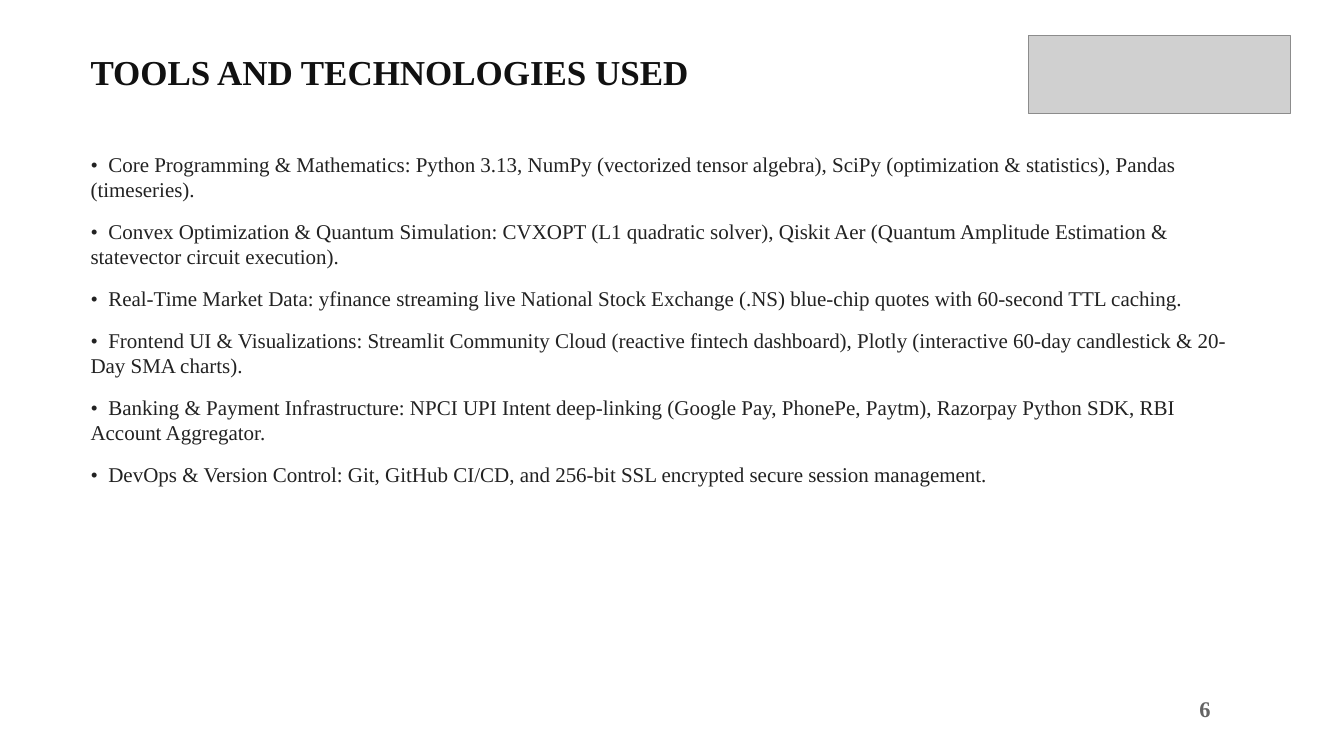
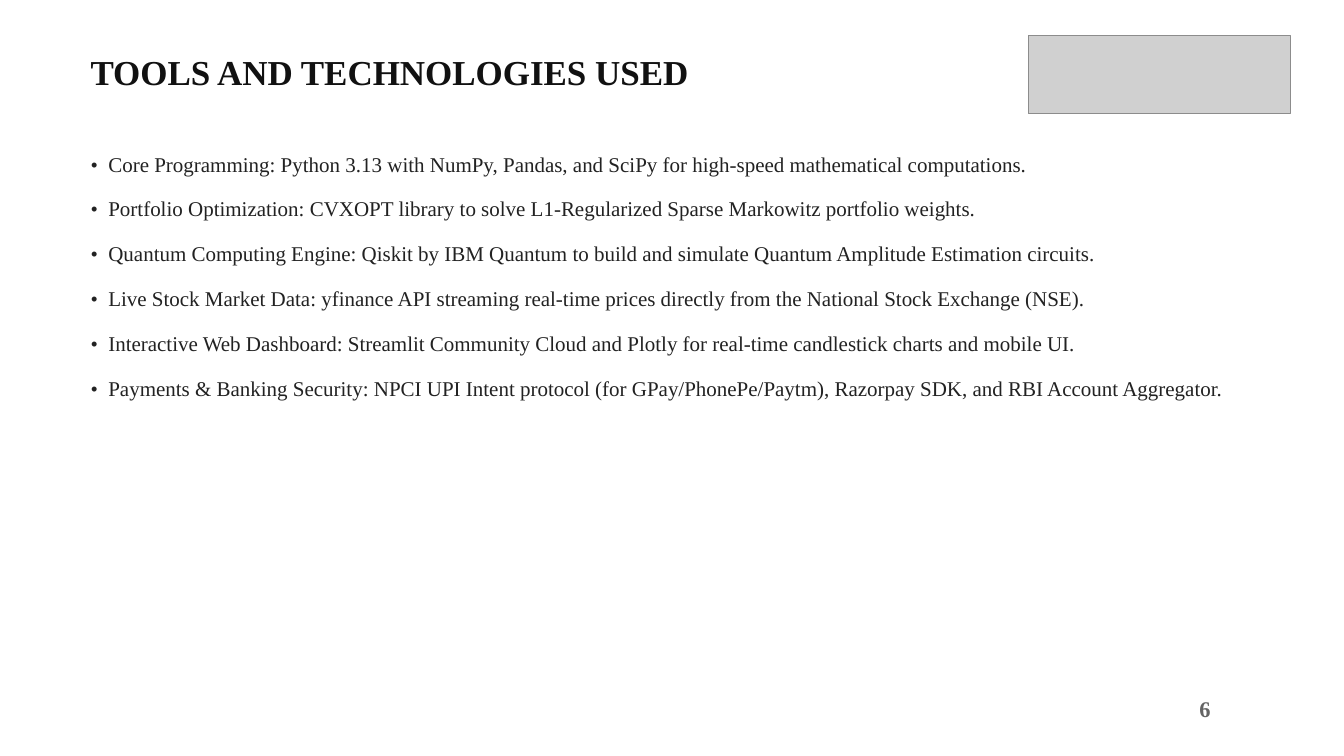
Before and after one commit to mhalsa-aine/SparsioQ-Platform, a slide deck: slide 7 of SparsioQ_Final_Project_Review_Presentation.pptx. Drawn at 1344x756 pixels with LibreOffice and Linux fonts; fonts in the diff are those of the drawing; grey boxes stand for pictures. Boxes give left, top, right and bottom in pixels: in the first picture for what was removed or moved away, otherwise in the second. Text is boxed around its words. In the diff, an @@ line names an element or a change of style, - is before the commit and + after.

```diff
--- a/SparsioQ_Final_Project_Review_Presentation.pptx
+++ b/SparsioQ_Final_Project_Review_Presentation.pptx
@@ text at (x1=108, y1=157, x2=1222, y2=400): text changed @@
-• Core Programming & Mathematics: Python 3.13, NumPy (vectorized tensor algebra), SciPy (optimization & statistics), Pandas (timeseries).
-• Convex Optimization & Quantum Simulation: CVXOPT (L1 quadratic solver), Qiskit Aer (Quantum Amplitude Estimation & statevector circuit execution).
-• Real-Time Market Data: yfinance streaming live National Stock Exchange (.NS) blue-chip quotes with 60-second TTL caching.
-• Frontend UI & Visualizations: Streamlit Community Cloud (reactive fintech dashboard), Plotly (interactive 60-day candlestick & 20-Day SMA charts).
-• Banking & Payment Infrastructure: NPCI UPI Intent deep-linking (Google Pay, PhonePe, Paytm), Razorpay Python SDK, RBI Account Aggregator.
-• DevOps & Version Control: Git, GitHub CI/CD, and 256-bit SSL encrypted secure session management.
+• Core Programming: Python 3.13 with NumPy, Pandas, and SciPy for high-speed mathematical computations.
+• Portfolio Optimization: CVXOPT library to solve L1-Regularized Sparse Markowitz portfolio weights.
+• Quantum Computing Engine: Qiskit by IBM Quantum to build and simulate Quantum Amplitude Estimation circuits.
+• Live Stock Market Data: yfinance API streaming real-time prices directly from the National Stock Exchange (NSE).
+• Interactive Web Dashboard: Streamlit Community Cloud and Plotly for real-time candlestick charts and mobile UI.
+• Payments & Banking Security: NPCI UPI Intent protocol (for GPay/PhonePe/Paytm), Razorpay SDK, and RBI Account Aggregator.
```
Also in this commit, not shown: 8 other slides changed, 2 slides added, 3 slides removed.
